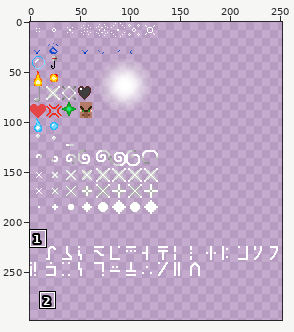
One commit to this sprite sheet: core/assets/minecraft/textures/particle/particles.png. Above: a wide view before the commit, with the close-up outlined.
Close-up. Old version:
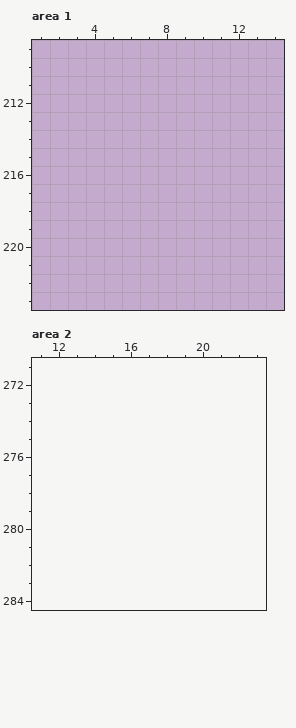
The file is 256x256 pixels. Pixels under 10% opacity are left out. Colours within 5 levels of each other are drawn and written as one. Shown: area 1: x 1..14, y 209..223; area 2: x 11..23, y 271..284. The old version is drawn lined up with the new one, on the new canvas. The wide view leaves out empty margins. The commit also changed other parts of the picture, which this record leaves out.
And afterwards:
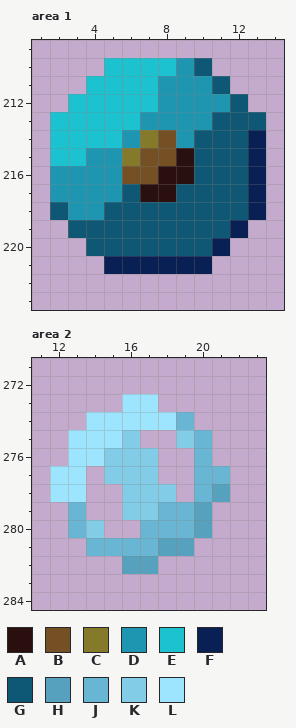
Palette (. is transparent): A #290f0d  B #755025  C #857a2a  D #1f96b1  E #1dc2d1  F #082054  G #0f5875  H #56a1bd  J #68b6d3  K #82cce8  L #9de4ff
Change:
{"change": "canvas 256x256 -> 512x512"}
{"where": "area 1"}
{"y":210,"x":5,"old":"......","new":"EEEEDG"}
{"y":211,"x":4,"old":"........","new":"EEEEDDDG"}
{"y":212,"x":3,"old":"..........","new":"EEEEEDDDDG"}
{"y":213,"x":2,"old":"............","new":"EEEEEDDDDGGG"}
{"y":214,"x":2,"old":"............","new":"EEEEDCBDGGGF"}
{"y":215,"x":2,"old":"............","new":"EEDDCBBAGGGF"}
{"y":216,"x":2,"old":"............","new":"DDDDBBAAGGGF"}
{"y":217,"x":2,"old":"............","new":"DDDDGAAGGGGF"}
{"y":218,"x":2,"old":"............","new":"GDDGGGGGGGGF"}
{"y":219,"x":3,"old":"..........","new":"GGGGGGGGGF"}
{"y":220,"x":4,"old":"........","new":"GGGGGGGF"}
{"y":221,"x":5,"old":"......","new":"FFFFFF"}
{"where": "area 2"}
{"y":273,"x":16,"old":"..","new":"LL"}
{"y":274,"x":14,"old":"......","new":"LLLLLJ"}
{"y":275,"x":13,"old":"....","new":"LLLK"}
{"y":275,"x":19,"old":"..","new":"KJ"}
{"y":276,"x":13,"old":".....","new":"LLKKK"}
{"y":276,"x":20,"old":".","new":"J"}
{"y":277,"x":12,"old":"..","new":"LL"}
{"y":277,"x":15,"old":"...","new":"KKK"}
{"y":277,"x":20,"old":"..","new":"JJ"}
{"y":278,"x":12,"old":"..","new":"LL"}
{"y":278,"x":16,"old":"...","new":"KKK"}
{"y":278,"x":20,"old":"..","new":"JH"}
{"y":279,"x":13,"old":".","new":"J"}
{"y":279,"x":16,"old":".....","new":"KKJJH"}
{"y":280,"x":13,"old":"..","new":"JK"}
{"y":280,"x":17,"old":"....","new":"JJJH"}
{"y":281,"x":14,"old":"......","new":"JJJJHH"}
{"y":282,"x":16,"old":"..","new":"HH"}
{"label":"added","picture_box":[50,58,266,274]}
{"label":"added","picture_box":[50,394,230,574]}
